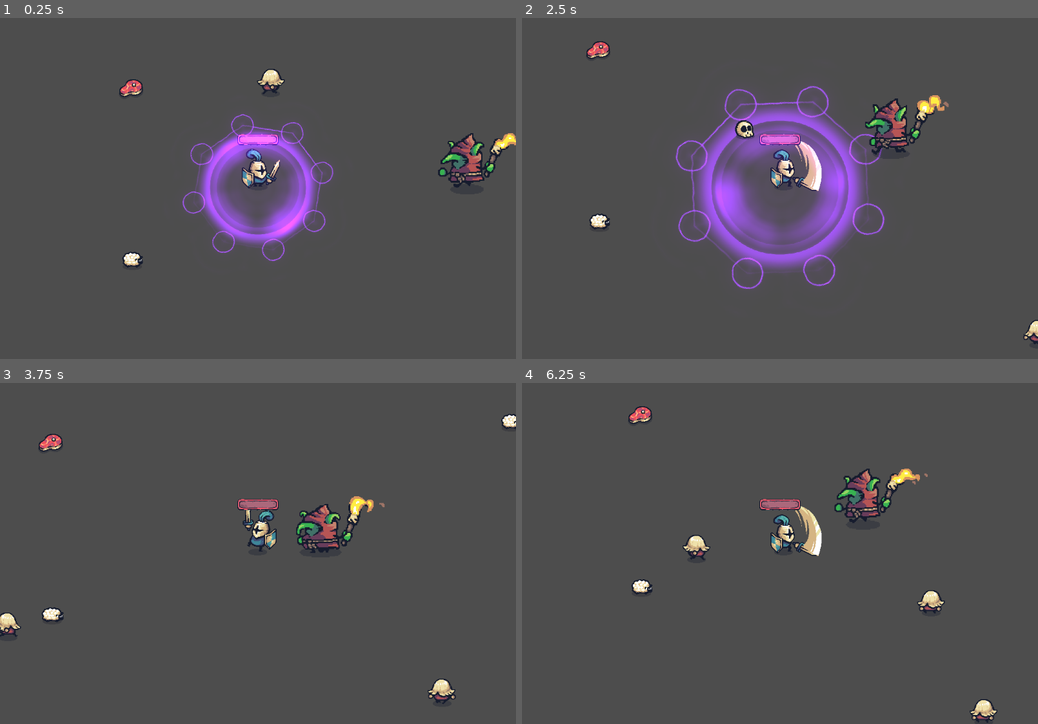
Above: before the commit, frames 1-4 (two rows, left to right).
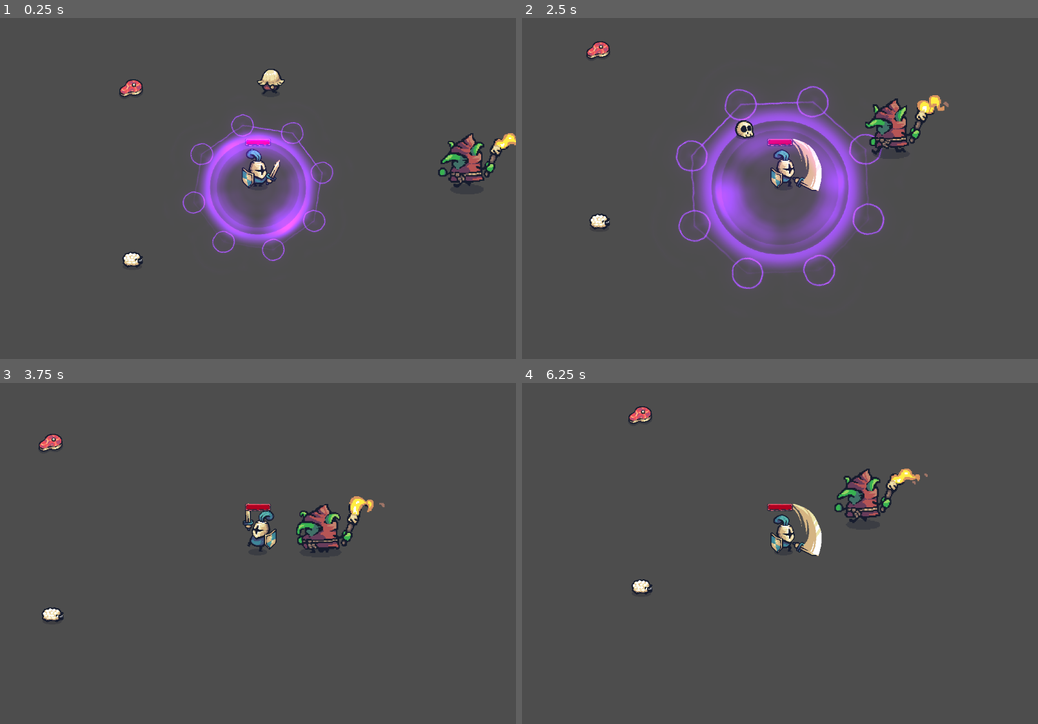
Above: after the commit, the same moments.

Repository: bluejynz/survivallike-godot
Game: Godot game, scene res://test_scenes/test_scene.tscn
The game is run twice, just before and just after one commit, with the same random seed, the same clock (stepped at 60 frames per second) and the same inputs.
Inputs (mouse positions are in pixels of both pictures, inside the frame that each line leads up to):
- Up to frame 1 (0.25 s): no input
- Up to frame 2 (2.5 s): move the mouse to (893, 171) at 0.52 s; hold D (move_right) 0.53-1.28 s; click (893, 171) at 0.6 s; move the mouse to (676, 205) at 1.27 s; hold S (move_down) 1.28-2.03 s; click (676, 205) at 1.35 s; move the mouse to (831, 113) at 2.02 s; hold D (move_right) from 2.03 s (still down); click (831, 113) at 2.1 s
- Up to frame 3 (3.75 s): move the mouse to (232, 621) at 2.77 s; release D (move_right) at 2.78 s; hold W (move_up) 2.78-3.53 s; click (232, 621) at 2.85 s; move the mouse to (412, 604) at 3.52 s; hold A (move_left) from 3.53 s (still down); click (412, 604) at 3.6 s
- Up to frame 4 (6.25 s): move the mouse to (625, 502) at 4.27 s; click (625, 502) at 4.35 s; move the mouse to (805, 553) at 5.02 s; release A (move_left) at 5.03 s; hold S (move_down) 5.03-5.78 s; click (805, 553) at 5.1 s; move the mouse to (702, 468) at 5.77 s; hold D (move_right) from 5.78 s (still down); click (702, 468) at 5.85 s

The runs differ from the first frame. In frame 1, 0.2% of the frame differs, in the area x 46-54%, y 33-38%; in frame 2, 0.4%; in frame 3, 0.8%; in frame 4, 1.0%, in the area x 31-93%, y 33-100%.

Commit message:
implementing health bar script

Diff:
--- a/misc/healt_bar.tscn
+++ b/misc/healt_bar.tscn
@@ -1,14 +1,30 @@
-[gd_scene load_steps=3 format=3 uid="uid://wqcq88uemdpm"]
+[gd_scene load_steps=5 format=3 uid="uid://wqcq88uemdpm"]
 
 [ext_resource type="Texture2D" uid="uid://churmh50ehhtd" path="res://addons/HealthBar/healthbar_bg.png" id="1_ve4d8"]
 [ext_resource type="Texture2D" uid="uid://hxdtmipet5ga" path="res://addons/HealthBar/healthbar.png" id="2_dislj"]
+
+[sub_resource type="StyleBoxEmpty" id="StyleBoxEmpty_5u7ey"]
+
+[sub_resource type="StyleBoxFlat" id="StyleBoxFlat_stbay"]
+bg_color = Color(0.694118, 0, 0.12549, 1)
 
 [node name="HealtBar" type="Node2D"]
 scale = Vector2(0.467481, 0.467481)
 
 [node name="BackgroundSprite" type="Sprite2D" parent="."]
+modulate = Color(0.351563, 0.351563, 0.351563, 1)
 position = Vector2(0, -32)
 texture = ExtResource("1_ve4d8")
+
+[node name="ProgressBar" type="ProgressBar" parent="."]
+offset_left = -83.0
+offset_top = -53.0
+offset_right = 83.0
+offset_bottom = -17.0
+theme_override_styles/background = SubResource("StyleBoxEmpty_5u7ey")
+theme_override_styles/fill = SubResource("StyleBoxFlat_stbay")
+value = 61.83
+show_percentage = false
 
 [node name="FrameSprite" type="Sprite2D" parent="."]
 position = Vector2(0, -32)
--- a/player/player.gd
+++ b/player/player.gd
@@ -5,6 +5,7 @@
 @onready var sprite: Sprite2D = $Sprite2D
 @onready var sword_area: Area2D = $SwordArea
 @onready var hitbox_area: Area2D = $HitboxArea
+@onready var health_bar: ProgressBar = $HealtBar/ProgressBar
 
 @export_category("Movement")
 @export var speed: float = 3
@@ -41,6 +42,9 @@
 
 	update_hitbox_detection(delta)
 	update_ritual(delta)
+
+	health_bar.max_value = max_health
+	health_bar.value = health
 
 
 func _physics_process(delta: float) -> void:
--- a/player/player.tscn
+++ b/player/player.tscn
@@ -296,3 +296,4 @@
 
 [node name="HealtBar" parent="." instance=ExtResource("4_3ft26")]
 position = Vector2(0, -87.3611)
+scale = Vector2(0.296731, 0.296731)
--- a/test_scenes/test_scene.tscn
+++ b/test_scenes/test_scene.tscn
@@ -1,11 +1,10 @@
-[gd_scene load_steps=8 format=3 uid="uid://dypu3gc04p13r"]
+[gd_scene load_steps=7 format=3 uid="uid://dypu3gc04p13r"]
 
 [ext_resource type="PackedScene" uid="uid://cc3abgevaik7x" path="res://player/player.tscn" id="1_7v838"]
 [ext_resource type="PackedScene" uid="uid://ditvc7kdt2d8i" path="res://entities/enemies/pawn.tscn" id="2_gmh2n"]
 [ext_resource type="PackedScene" uid="uid://b0585uwog8yts" path="res://entities/animals/sheep.tscn" id="3_br5bx"]
 [ext_resource type="PackedScene" uid="uid://r76d6e7xbhdu" path="res://entities/enemies/goblin.tscn" id="5_fb8gp"]
 [ext_resource type="PackedScene" uid="uid://dqwqa8prc3hk0" path="res://misc/meat.tscn" id="6_e3utb"]
-[ext_resource type="PackedScene" uid="uid://bnptj5f8vcj3s" path="res://systems/mod_spawner.tscn" id="7_8sya4"]
 [ext_resource type="PackedScene" uid="uid://dr3qj1p6e3mhm" path="res://misc/ritual.tscn" id="8_32kmn"]
 
 [node name="Node2D" type="Node2D"]
@@ -14,7 +13,7 @@
 position = Vector2(540, 360)
 scale = Vector2(1, 0.973)
 ritual_damage = 2
-ritual_interval = 60.0
+ritual_interval = 15.0
 ritual_prefab = ExtResource("8_32kmn")
 
 [node name="Camera2D" type="Camera2D" parent="Player"]
@@ -32,5 +31,3 @@
 
 [node name="Meat" parent="." instance=ExtResource("6_e3utb")]
 position = Vector2(271, 138)
-
-[node name="ModSpawner" parent="." instance=ExtResource("7_8sya4")]
